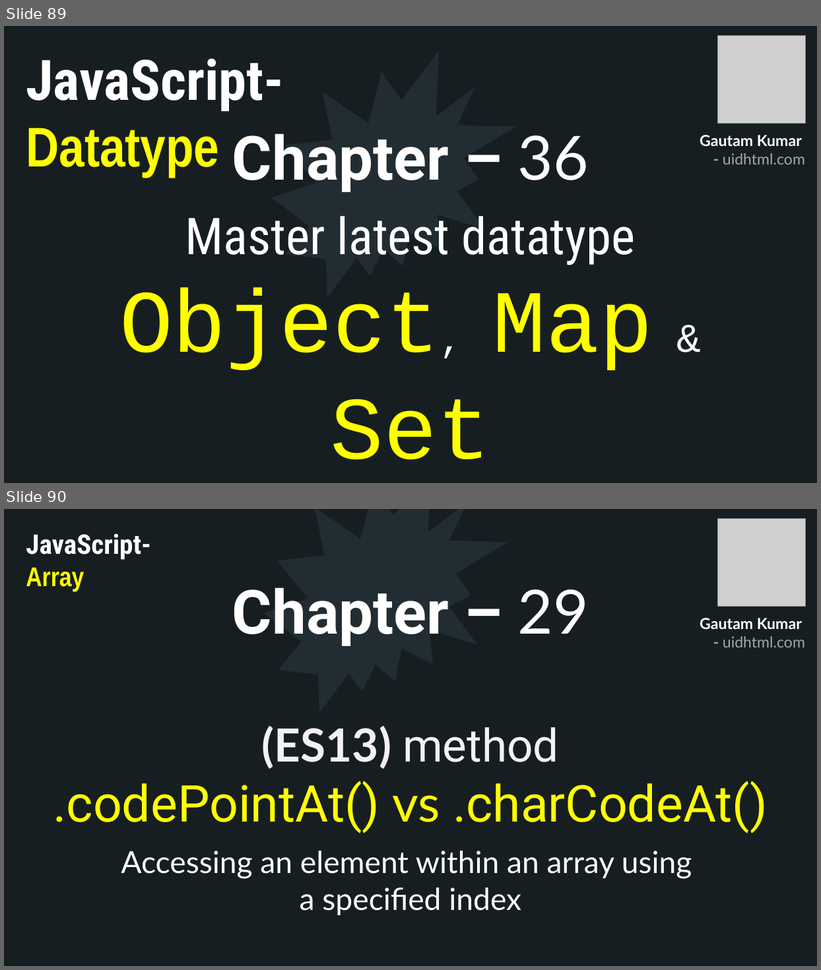
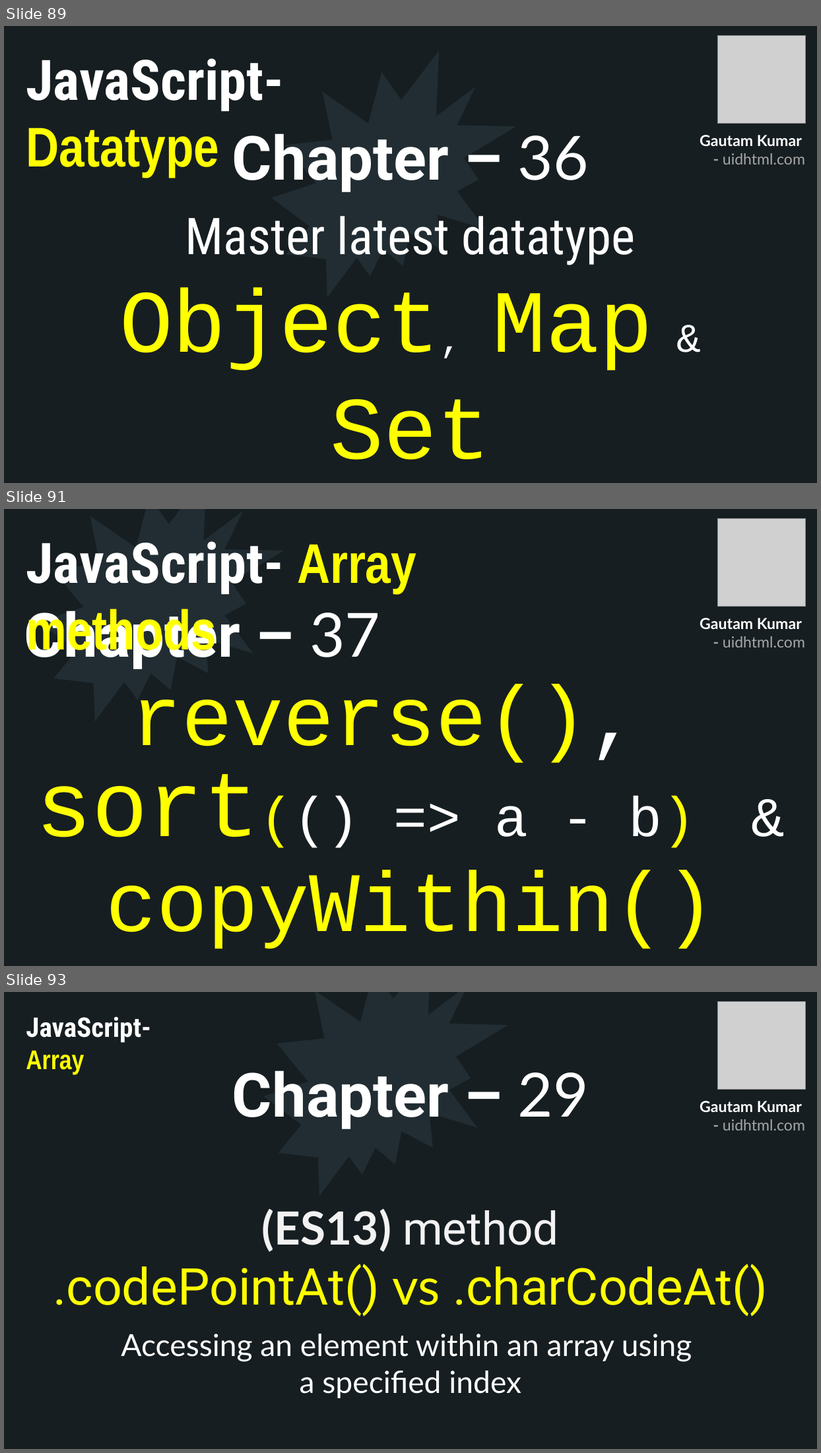
Before and after one commit to uidhtml/javascript-tutorials, a slide deck: Javascript Tutorials.pptx. Shown one above the other, each under a label of ours: slides 89 and 90 before the commit, slides 89, 91 and 93 after it; the slides between them are not shown. The pictures are 821x970 and 821x1453 pixels, drawn with LibreOffice and Linux fonts; fonts in the diff are those of the drawing; grey boxes stand for pictures. Boxes give left, top, right and bottom in pixels: in the first picture for what was removed or moved away, otherwise in the second. Text is boxed around its words. In the diff, an @@ line names an element or a change of style, - is before the commit and + after.

Commit message:
Added chapter 37

```diff
--- a/Javascript Tutorials.pptx
+++ b/Javascript Tutorials.pptx
@@ slide 91 added at (x1=4, y1=509, x2=817, y2=966), background #2C3C43; not listed: 10 template elements that a slide beside it also shows @@
@@ rectangle added at (x1=4, y1=509, x2=817, y2=966), fill #161E22 @@
@@ irregular seal added at (x1=40, y1=509, x2=284, y2=722), fill #212D32 @@
@@ picture added at (x1=718, y1=519, x2=806, y2=607) @@
@@ text added at (x1=26, y1=541, x2=416, y2=660), 66 pt, text #FFFF00, bold @@
+JavaScript- Array methods
@@ title added at (x1=24, y1=609, x2=240, y2=669), 72 pt, text #FFFFFF, bold @@
+Chapter – 37
@@ text added at (x1=700, y1=618, x2=805, y2=648), 18 pt, text #A6A6A6, bold @@
+Gautam Kumar
+- uidhtml.com
@@ text added at (x1=36, y1=685, x2=715, y2=949), 100 pt, text #FFFF00 @@
+reverse(),
+sort(() => a - b) &
+copyWithin()
@@ what was slide 90 is now slide 93 @@
```
Also in this commit, not shown: 2 other slides added, 6 other files.
